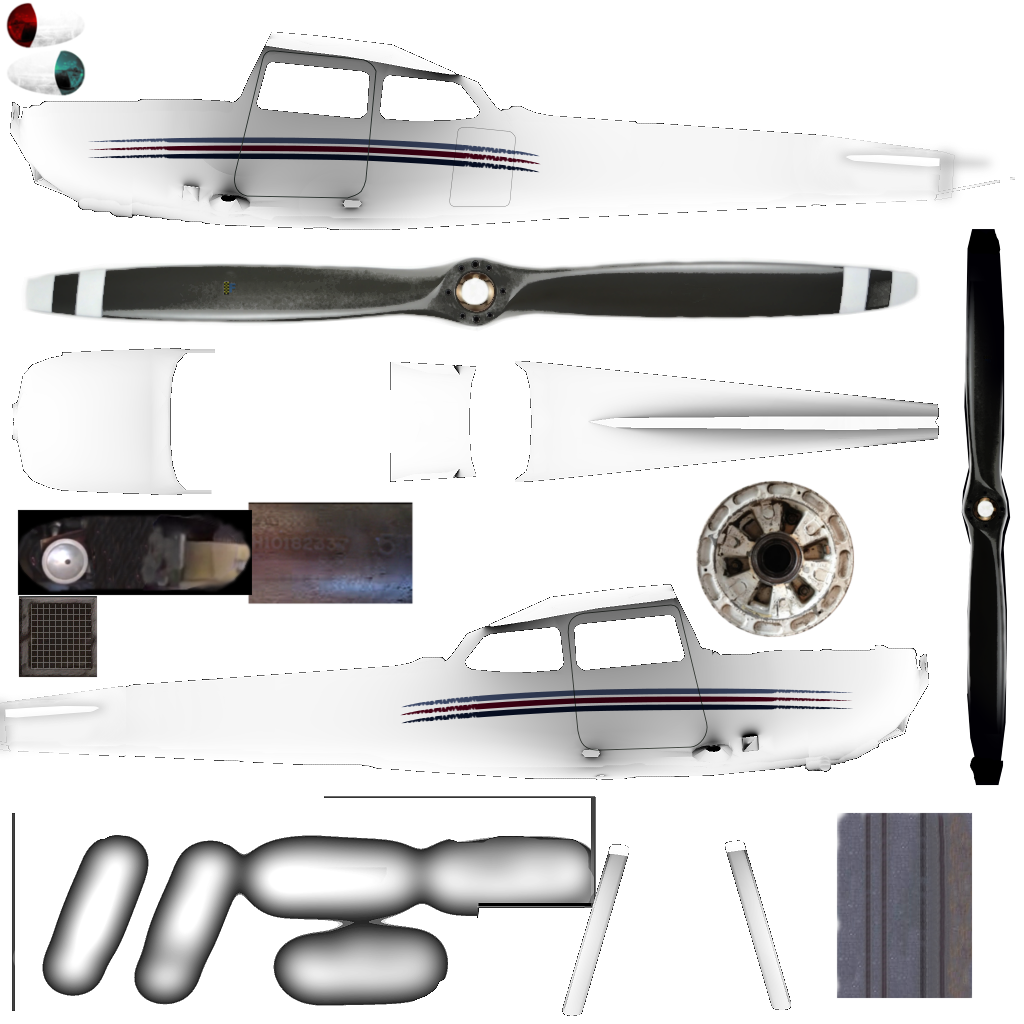
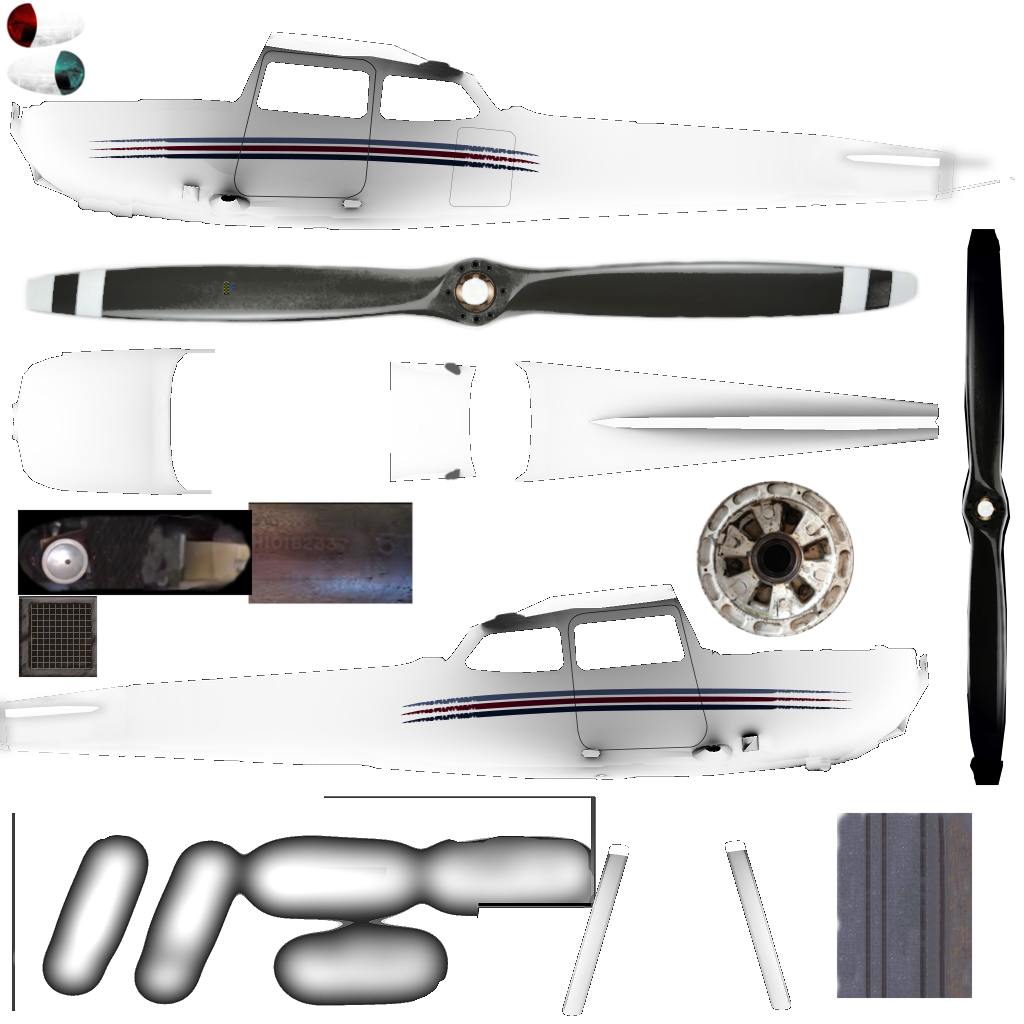
Layered file, before and after one edit (1024 × 1024). Changes by layer:
added layer "Clipboard #2" above "Clipboard" over [332, 42, 613, 637]
hid "Clipboard" over [332, 42, 613, 637]
